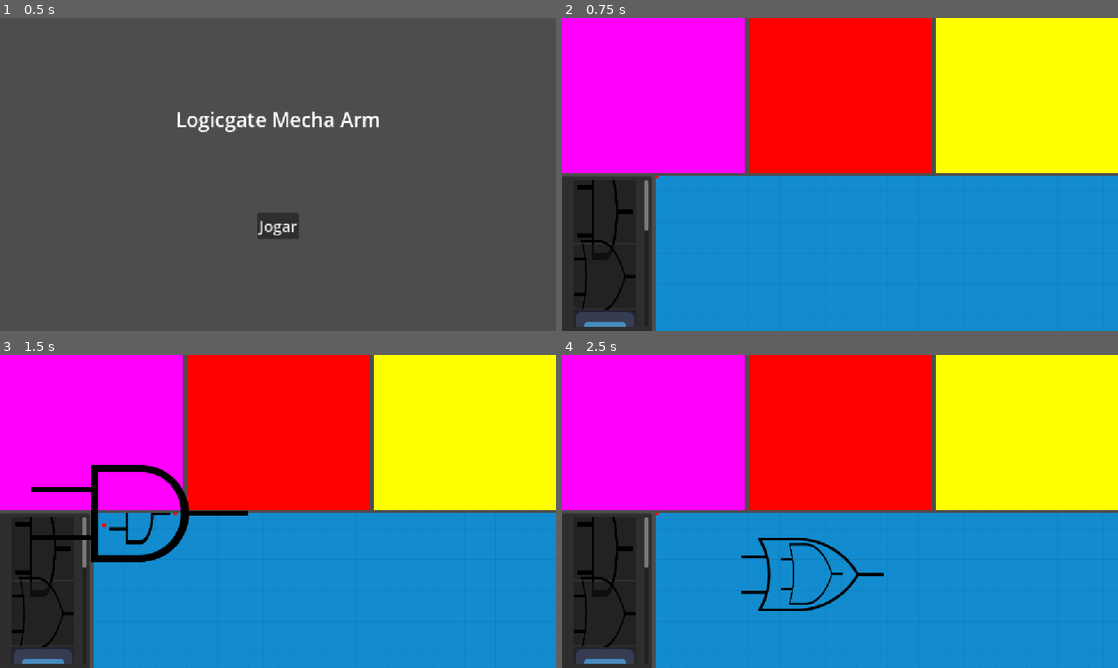
Above: before the commit, frames 1-4 (two rows, left to right).
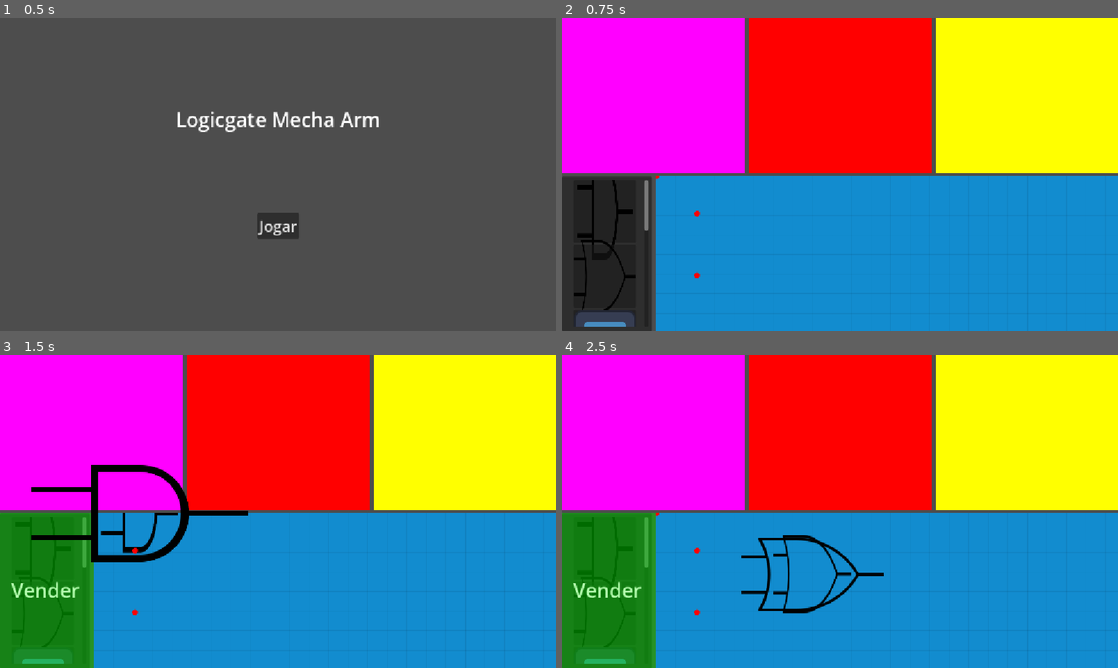
Above: after the commit, the same moments.

Repository: Thalesvpin/Logicgate-Mecha-Arm
Game: Godot game, scene res://scenes/menus/main_menu.tscn
Same seed, same stepped clock (60 frames per second), same inputs: the game is played once before the commit and once after it. The engine's default icon, where the game draws it, is replaced by a stand-in: a white triangle on a blue panel in a dark square.
Inputs (mouse positions are in pixels of both pictures, inside the frame that each line leads up to):
- Up to frame 1 (0.5 s): no input
- Up to frame 2 (0.75 s): click "Jogar" at 0.5 s
- Up to frame 3 (1.5 s): tap Enter at 1.25 s; drag from (44, 549) to (333, 442) at 1.27 s
- Up to frame 4 (2.5 s): drag from (606, 614) to (812, 574) at 2.02 s

Frame 1 is identical in both runs. In frame 2, less than 0.1% of the frame differs, in the area x 16-95%, y 50-95%; in frame 3, 8.6%; in frame 4, 9.1%, in the area x 0-95%, y 50-100%.
Error in both runs: Trying to assign value of type 'Marker2D' to a variable of type 'Area2D'. (res://scripts/circuit_gate.gd:7)

Commit message:
zoom WIP

Diff:
--- a/project.godot
+++ b/project.godot
@@ -32,6 +32,16 @@
 "events": [Object(InputEventKey,"resource_local_to_scene":false,"resource_name":"","device":-1,"window_id":0,"alt_press …(192 unchanged characters)…
 ]
 }
+scroll_up={
+"deadzone": 0.2,
+"events": [Object(InputEventMouseButton,"resource_local_to_scene":false,"resource_name":"","device":-1,"window_id":0,"alt_pressed":false,"shift_pressed":false,"ctrl_pressed":false,"meta_pressed":false,"button_mask":0,"position":Vector2(0, 0),"global_position":Vector2(0, 0),"factor":1.0,"button_index":4,"canceled":false,"pressed":false,"double_click":false,"script":null)
+]
+}
+scroll_down={
+"deadzone": 0.2,
+"events": [Object(InputEventMouseButton,"resource_local_to_scene":false,"resource_name":"","device":-1,"window_id":0,"alt_pressed":false,"shift_pressed":false,"ctrl_pressed":false,"meta_pressed":false,"button_mask":0,"position":Vector2(0, 0),"global_position":Vector2(0, 0),"factor":1.0,"button_index":5,"canceled":false,"pressed":false,"double_click":false,"script":null)
+]
+}
 
 [physics]
 
--- /dev/null
+++ b/scenes/game_input.tscn
@@ -0,0 +1,23 @@
+[gd_scene format=3 uid="uid://blg1fesb54byg"]
+
+[ext_resource type="Texture2D" uid="uid://csmvgvmqq0svb" path="res://assets/Red-dot.svg.png" id="1_j5f2y"]
+[ext_resource type="Script" uid="uid://0q530hdn8fua" path="res://scripts/game_input.gd" id="1_q7tpq"]
+
+[sub_resource type="CircleShape2D" id="CircleShape2D_eofqg"]
+
+[node name="GameInput" type="Control" unique_id=1380455050]
+layout_mode = 3
+anchors_preset = 0
+
+[node name="Area2D" type="Area2D" parent="." unique_id=1595492650]
+script = ExtResource("1_q7tpq")
+
+[node name="CollisionShape2D" type="CollisionShape2D" parent="Area2D" unique_id=808901032]
+shape = SubResource("CircleShape2D_eofqg")
+
+[node name="Sprite2D" type="Sprite2D" parent="Area2D" unique_id=1791370775]
+scale = Vector2(0.007, 0.007)
+texture = ExtResource("1_j5f2y")
+
+[connection signal="mouse_entered" from="Area2D" to="Area2D" method="_on_mouse_entered"]
+[connection signal="mouse_exited" from="Area2D" to="Area2D" method="_on_mouse_exited"]
--- /dev/null
+++ b/scenes/game_input_manager.tscn
@@ -0,0 +1,24 @@
+[gd_scene format=3 uid="uid://dcgt60u8ek4ic"]
+
+[ext_resource type="Script" uid="uid://bonivj2tilamu" path="res://scripts/game_input_manager.gd" id="1_3ytl7"]
+[ext_resource type="PackedScene" uid="uid://blg1fesb54byg" path="res://scenes/game_input.tscn" id="1_ijuvq"]
+
+[node name="GameInputManager" type="VBoxContainer" unique_id=1991601480]
+anchors_preset = 15
+anchor_right = 1.0
+anchor_bottom = 1.0
+grow_horizontal = 2
+grow_vertical = 2
+script = ExtResource("1_3ytl7")
+
+[node name="GameInput" parent="." unique_id=1380455050 instance=ExtResource("1_ijuvq")]
+layout_mode = 2
+
+[node name="GameInput2" parent="." unique_id=1200423569 instance=ExtResource("1_ijuvq")]
+layout_mode = 2
+
+[node name="GameInput3" parent="." unique_id=843160238 instance=ExtResource("1_ijuvq")]
+layout_mode = 2
+
+[node name="GameInput4" parent="." unique_id=524114373 instance=ExtResource("1_ijuvq")]
+layout_mode = 2
--- /dev/null
+++ b/scenes/game_output.tscn
@@ -0,0 +1,23 @@
+[gd_scene format=3 uid="uid://dpl15hcdqkpwb"]
+
+[ext_resource type="Texture2D" uid="uid://csmvgvmqq0svb" path="res://assets/Red-dot.svg.png" id="2_n6vm6"]
+[ext_resource type="Script" uid="uid://b0bricmtflhee" path="res://scripts/game_output.gd" id="2_wejxx"]
+
+[sub_resource type="CircleShape2D" id="CircleShape2D_eofqg"]
+
+[node name="GameOutput" type="Control" unique_id=704266001]
+layout_mode = 3
+anchors_preset = 0
+
+[node name="Area2D" type="Area2D" parent="." unique_id=732927441]
+script = ExtResource("2_wejxx")
+
+[node name="CollisionShape2D" type="CollisionShape2D" parent="Area2D" unique_id=1450998808]
+shape = SubResource("CircleShape2D_eofqg")
+
+[node name="Sprite2D" type="Sprite2D" parent="Area2D" unique_id=1736562974]
+scale = Vector2(0.007, 0.007)
+texture = ExtResource("2_n6vm6")
+
+[connection signal="mouse_entered" from="Area2D" to="Area2D" method="_on_mouse_entered"]
+[connection signal="mouse_exited" from="Area2D" to="Area2D" method="_on_mouse_exited"]
--- /dev/null
+++ b/scenes/game_output_manager.tscn
@@ -0,0 +1,25 @@
+[gd_scene format=3 uid="uid://bwu5fuinlw5ui"]
+
+[ext_resource type="Script" uid="uid://dkw156yl3b3wx" path="res://scripts/game_output_manager.gd" id="1_1mcfq"]
+[ext_resource type="PackedScene" uid="uid://dpl15hcdqkpwb" path="res://scenes/game_output.tscn" id="2_7gfb1"]
+
+[node name="GameOutputManager" type="VBoxContainer" unique_id=1090849083]
+custom_minimum_size = Vector2(0, 400)
+custom_maximum_size = Vector2(-1, 400)
+anchor_right = 1.0
+anchor_bottom = 1.0
+grow_horizontal = 2
+grow_vertical = 2
+script = ExtResource("1_1mcfq")
+
+[node name="FinalOutput" parent="." unique_id=704266001 instance=ExtResource("2_7gfb1")]
+layout_mode = 2
+
+[node name="FinalOutput2" parent="." unique_id=300974725 instance=ExtResource("2_7gfb1")]
+layout_mode = 2
+
+[node name="FinalOutput3" parent="." unique_id=1586215514 instance=ExtResource("2_7gfb1")]
+layout_mode = 2
+
+[node name="FinalOutput4" parent="." unique_id=1985145479 instance=ExtResource("2_7gfb1")]
+layout_mode = 2
--- a/scenes/gates/and_gate.tscn
+++ b/scenes/gates/and_gate.tscn
@@ -74,7 +74,6 @@
 texture = ExtResource("4_8gfyv")
 
 [connection signal="input_event" from="." to="." method="_on_input_event"]
-[connection signal="mouse_entered" from="." to="." method="_on_mouse_entered"]
 [connection signal="mouse_entered" from="VBoxContainer/Control/InputA" to="VBoxContainer/Control/InputA" method="_on_mouse_entered"]
 [connection signal="mouse_exited" from="VBoxContainer/Control/InputA" to="VBoxContainer/Control/InputA" method="_on_mouse_exited"]
 [connection signal="mouse_entered" from="VBoxContainer/Control2/InputB" to="VBoxContainer/Control2/InputB" method="_on_mouse_entered"]
--- a/scenes/sections/circuit_editor.tscn
+++ b/scenes/sections/circuit_editor.tscn
@@ -5,6 +5,8 @@
 [ext_resource type="Script" uid="uid://bqjg6ygvlfpbi" path="res://scripts/circuit_background.gd" id="2_2xstj"]
 [ext_resource type="Script" uid="uid://vxeeuljabon5" path="res://scripts/grid.gd" id="2_kg2i1"]
 [ext_resource type="Script" uid="uid://y6nreclkpn6v" path="res://scripts/sandbox.gd" id="2_s76oy"]
+[ext_resource type="PackedScene" uid="uid://bwu5fuinlw5ui" path="res://scenes/game_output_manager.tscn" id="6_7i7tw"]
+[ext_resource type="PackedScene" uid="uid://dcgt60u8ek4ic" path="res://scenes/game_input_manager.tscn" id="6_lwkx8"]
 
 [sub_resource type="RectangleShape2D" id="RectangleShape2D_eofqg"]
 size = Vector2(1169, 663)
@@ -54,6 +56,7 @@
 
 [node name="CircuitCamera" type="Camera2D" parent="SubViewportContainer/SubViewport/Sandbox" unique_id=795285407]
 anchor_mode = 0
+zoom = Vector2(1.265, 1.265)
 script = ExtResource("1_n5154")
 
 [node name="Area2D" type="Area2D" parent="SubViewportContainer/SubViewport/Sandbox/CircuitCamera" unique_id=2121176238]
@@ -61,6 +64,27 @@
 [node name="CollisionShape2D" type="CollisionShape2D" parent="SubViewportContainer/SubViewport/Sandbox/CircuitCamera/Area2D" unique_id=401609003]
 position = Vector2(574.5, 321.5)
 shape = SubResource("RectangleShape2D_eofqg")
+debug_color = Color(0, 1, 0, 0.41960785)
+
+[node name="GameInputManager" parent="SubViewportContainer/SubViewport/Sandbox" unique_id=1991601480 instance=ExtResource("6_lwkx8")]
+custom_minimum_size = Vector2(0, 400)
+custom_maximum_size = Vector2(-1, 400)
+anchors_preset = 0
+anchor_right = 0.0
+anchor_bottom = 0.0
+offset_left = 67.0
+offset_top = 61.0
+offset_right = 67.0
+offset_bottom = 461.0
+grow_horizontal = 1
+grow_vertical = 1
+
+[node name="GameOutputManager" parent="SubViewportContainer/SubViewport/Sandbox" unique_id=1090849083 instance=ExtResource("6_7i7tw")]
+anchors_preset = 15
+offset_left = 975.0
+offset_top = 61.0
+offset_right = 975.0
+offset_bottom = 461.0
 
 [connection signal="child_entered_tree" from="SubViewportContainer/SubViewport/Sandbox/GateLayer" to="SubViewportContainer/SubViewport/Sandbox" method="_on_gate_layer_child_entered_tree"]
 [connection signal="mouse_entered" from="SubViewportContainer/SubViewport/Sandbox/CircuitCamera/Area2D" to="SubViewportContainer/SubViewport/Sandbox" method="_on_area_2d_mouse_entered"]
--- a/scenes/sections/gates_selector.tscn
+++ b/scenes/sections/gates_selector.tscn
@@ -1,6 +1,11 @@
 [gd_scene format=3 uid="uid://drl4m0lil85ek"]
 
 [ext_resource type="PackedScene" uid="uid://dinaa4hu5artv" path="res://scenes/inventory_gate.tscn" id="1_llgc5"]
+[ext_resource type="Script" uid="uid://badjj82igaj2l" path="res://scripts/gates_selector.gd" id="1_rn4rn"]
+
+[sub_resource type="LabelSettings" id="LabelSettings_eofqg"]
+font_size = 41
+font_color = Color(0.7137255, 1, 0.6901961, 1)
 
 [node name="GatesSelector" type="PanelContainer" unique_id=1904067160]
 anchors_preset = 15
@@ -10,6 +15,7 @@
 grow_vertical = 2
 size_flags_horizontal = 3
 size_flags_vertical = 3
+script = ExtResource("1_rn4rn")
 
 [node name="MarginContainer" type="MarginContainer" parent="." unique_id=1835518545]
 layout_mode = 2
@@ -56,3 +62,32 @@
 [node name="Gate7" parent="MarginContainer/ScrollContainer/FlowContainer" unique_id=1617492420 instance=ExtResource("1_llgc5")]
 layout_mode = 2
 type = "DEF"
+
+[node name="SellOverlay" type="Control" parent="." unique_id=2024746708]
+visible = false
+layout_mode = 2
+
+[node name="ColorRect" type="ColorRect" parent="SellOverlay" unique_id=1346230491]
+layout_mode = 0
+offset_right = 1152.0
+offset_bottom = 648.0
+color = Color(0, 0.8509804, 0, 0.49411765)
+
+[node name="Label" type="Label" parent="SellOverlay" unique_id=395334036]
+layout_mode = 1
+anchors_preset = 8
+anchor_left = 0.5
+anchor_top = 0.5
+anchor_right = 0.5
+anchor_bottom = 0.5
+offset_left = -576.0
+offset_top = -324.0
+offset_right = 576.0
+offset_bottom = 324.0
+grow_horizontal = 2
+grow_vertical = 2
+size_flags_vertical = 1
+text = "Vender"
+label_settings = SubResource("LabelSettings_eofqg")
+horizontal_alignment = 1
+vertical_alignment = 1
--- a/scripts/cable.gd
+++ b/scripts/cable.gd
@@ -21,7 +21,7 @@
 @export var direction_b: Vector2 = Vector2.LEFT
 
 @export var width: float = 4.0
-@export var color: Color = Color(0.65, 0.35, 0.9)
+#@export var color: Color = Color(0.65, 0.35, 0.9)
 
 var _line: Line2D
 
@@ -29,11 +29,12 @@
 func _ready() -> void:
 	_line = Line2D.new()
 	_line.width = width
-	_line.default_color = color
+	_line.default_color = Color(randf(),randf(),randf())
 	_line.joint_mode = Line2D.LINE_JOINT_ROUND
 	_line.begin_cap_mode = Line2D.LINE_CAP_ROUND
 	_line.end_cap_mode = Line2D.LINE_CAP_ROUND
 	_line.antialiased = true
+	print(_line.default_color)
 	add_child(_line)
 
 
@@ -45,6 +46,7 @@
 		print(self)
 		print('Point a: ', point_a)
 		print('Point b: ', point_b)
+
 
 
 func _update_curve() -> void:
--- a/scripts/circuit_cam.gd
+++ b/scripts/circuit_cam.gd
@@ -1,7 +1,10 @@
 extends Camera2D
 
-const SPEED = 500
+@onready var area_2d: Area2D = $Area2D
+@onready var collision_shape_2d: CollisionShape2D = $Area2D/CollisionShape2D
+@onready var rect: RectangleShape2D = collision_shape_2d.shape
 var camera_drag: bool = false
+@export var zoom_factor = 0.1
 
 func _input(event: InputEvent) -> void:
 	if event is InputEventMouseButton:
@@ -11,5 +14,19 @@
 	if event is InputEventMouseMotion && camera_drag:
 		position -= event.relative
 
-func _process(delta):
-	pass
+	if event.is_action_pressed("scroll_up"):
+		zoom += Vector2(zoom_factor, zoom_factor)
+		print('+', zoom)
+		_update_shape_to_viewport()
+
+	if event.is_action_pressed("scroll_down"):
+		zoom -= Vector2(zoom_factor, zoom_factor)
+		print('-', zoom)
+		_update_shape_to_viewport()
+
+func _update_shape_to_viewport() -> void:
+	var viewport_size := get_viewport_rect().size
+	var visible_size := viewport_size / zoom
+	collision_shape_2d.shape.size = visible_size
+
+	collision_shape_2d.position = Vector2.ZERO
--- a/scripts/circuit_gate.gd
+++ b/scripts/circuit_gate.gd
@@ -10,10 +10,11 @@
 ##Stores the last dropped position inside sandbox
 var last_position: Vector2
 ##Inputs and output array
-var connectors: Array
-var input_nodes: Array
+var connectors: Array[Node2D]
+##Gate's internal input nodes
+var input_nodes: Array[Node2D]
 ##Signals beign inputed in top-down order
-var input_values: Array
+var input_values: Array[bool]
 
 func _ready() -> void:
 	map_pins()
@@ -38,7 +39,7 @@
 	var top_rank := -1
 	for hit in hits:
 		var area := hit.collider as Area2D
-		if area == null:
+		if area == null || area == Global.circuit_editor.circuit_camera.area_2d:
 			continue
 		var rank := draw_rank(area)
 		if rank > top_rank:
@@ -49,7 +50,6 @@
 func draw_rank(node: Node2D) -> int:
 	var parent := node.get_parent()
 	var sibling_idx := parent.get_children().find(node) if parent else 0
-	print('z-index: ', sibling_idx)
 	return node.z_index * 100000 + sibling_idx
 
 func map_pins():
--- a/scripts/drag_manager.gd
+++ b/scripts/drag_manager.gd
@@ -13,6 +13,7 @@
 	if !from_inv:
 		Global.circuit_editor.gate_layer.remove_child(node)
 	Global.circuit_editor.drag_layer.add_child(node)
+	Global.gates_selector.sell_overlay.show()
 
 func drop(cursor_in: bool):
 	Global.circuit_editor.drag_layer.remove_child(original_node)
@@ -22,5 +23,6 @@
 		else:
 			original_node.queue_free()
 	Global.circuit_editor.gate_layer.add_child(original_node)
+	Global.gates_selector.sell_overlay.hide()
 	dragging = false
 	original_node = null
--- /dev/null
+++ b/scripts/game_input.gd
@@ -0,0 +1,19 @@
+extends Area2D
+
+@onready var sprite: Sprite2D = $Sprite2D
+
+signal clicked(pin)
+
+var type: String = "output"
+var connected_gate
+
+func _input_event(_viewport, event, _shape_idx):
+	if event is InputEventMouseButton:
+		if event.button_index == MOUSE_BUTTON_LEFT && event.pressed:
+			clicked.emit(self)
+
+func _on_mouse_entered() -> void:
+	sprite.scale = Vector2(0.02,0.02)
+
+func _on_mouse_exited() -> void:
+	sprite.scale = Vector2(0.007,0.007)
--- /dev/null
+++ b/scripts/game_input_manager.gd
@@ -0,0 +1,5 @@
+extends VBoxContainer
+
+func _ready() -> void:
+	for child in get_children():
+		child.size_flags_vertical = Control.SIZE_EXPAND
--- /dev/null
+++ b/scripts/game_output.gd
@@ -0,0 +1,19 @@
+extends Area2D
+
+@onready var sprite: Sprite2D = $Sprite2D
+
+signal clicked(pin)
+
+var type: String = "input"
+var connected_gate
+
+func _input_event(_viewport, event, _shape_idx):
+	if event is InputEventMouseButton:
+		if event.button_index == MOUSE_BUTTON_LEFT && event.pressed:
+			clicked.emit(self)
+
+func _on_mouse_entered() -> void:
+	sprite.scale = Vector2(0.02,0.02)
+
+func _on_mouse_exited() -> void:
+	sprite.scale = Vector2(0.007,0.007)
--- /dev/null
+++ b/scripts/game_output_manager.gd
@@ -0,0 +1,5 @@
+extends VBoxContainer
+
+func _ready() -> void:
+	for child in get_children():
+		child.size_flags_vertical = Control.SIZE_EXPAND
--- /dev/null
+++ b/scripts/gates_selector.gd
@@ -0,0 +1,16 @@
+extends PanelContainer
+
+@onready var sell_overlay: Control = $SellOverlay
+
+func _ready() -> void:
+	Global.gates_selector = self
+
+#func _process(delta: float) -> void:
+	#for a: Button in get_children():
+		#var pos := a.position
+		#var mouse := get_global_mouse_position()
+		#var dist := pos.distance_to(mouse)
+		#
+		#var s := 1.0 + maxf(0.0, 0.6 - dist / 32)
+		#var scale := Vector2(s,s)
+		#a.offset_transform_scale = scale
--- a/scripts/global.gd
+++ b/scripts/global.gd
@@ -1,3 +1,5 @@
 extends Node
 
+#self assigned variables
 var circuit_editor
+var gates_selector
--- a/scripts/input.gd
+++ b/scripts/input.gd
@@ -2,9 +2,10 @@
 
 var sprite: Sprite2D
 var collision: CollisionShape2D
+
 var type: String = "input"
 var connected_gate: Area2D = null
-var input_value: bool
+var input_gate: Node2D
 
 signal clicked(pin)
 
--- a/scripts/item_list.gd
+++ b/scripts/item_list.gd
@@ -4,9 +4,6 @@
 	resized.connect(_update_columns)
 	_update_columns()
 
-#func _process(_delta):
-	#size = get_parent().size
-
 func _update_columns():
 	print('size: ', size.x)
 	var item_width := 120
--- a/scripts/sandbox.gd
+++ b/scripts/sandbox.gd
@@ -4,11 +4,21 @@
 @onready var wire_layer: Node2D = $WireLayer
 @onready var drag_layer: Node2D = $DragLayer
 @onready var collision_shape_2d: CollisionShape2D = $CircuitCamera/Area2D/CollisionShape2D
+@onready var game_output_manager: VBoxContainer = $GameOutputManager
+@onready var game_input_manager: VBoxContainer = $GameInputManager
 
 var line := preload("res://scenes/cable.tscn")
 
 var was_pressed := false
 var cursor_in: bool = false
+
+func _ready() -> void:
+	var inputs = game_input_manager.get_children()
+	var outputs = game_output_manager.get_children()
+	for input in inputs:
+		input.get_child(0).clicked.connect(trace_line)
+	for output in outputs:
+		output.get_child(0).clicked.connect(trace_line)
 
 func _process(delta):
 	update_drag()
@@ -37,11 +47,11 @@
 
 	if point_a && point_b:
 		if point_a.owner != point_b.owner:
-			print('Line drawn')
 			var _line = line.instantiate()
 			_line.point_a = point_a
 			_line.point_b = point_b
 			wire_layer.add_child(_line)
+			point_b.connected_gate = point_a
 
 			point_a = null
 			point_b = null
@@ -60,5 +70,4 @@
 func _on_gate_layer_child_entered_tree(node: Node) -> void:
 	node.last_position = node.global_position
 	for connector in node.connectors:
-		print('connected')
 		connector.clicked.connect(trace_line)
--- a/scripts/teste.gd
+++ /dev/null
@@ -1 +0,0 @@
-extends SubViewport
Not shown, added: scripts/game_input.gd.uid
Not shown, added: scripts/game_input_manager.gd.uid
Not shown, added: scripts/game_output.gd.uid
Not shown, added: scripts/game_output_manager.gd.uid
Not shown, added: scripts/gates_selector.gd.uid
Not shown, removed: scripts/teste.gd.uid
